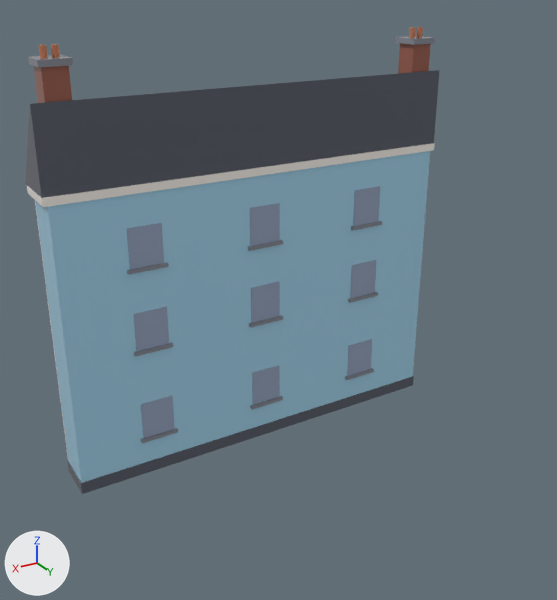
One commit to the glTF model assets/cat-cafe/exports/CatCafe_Alley_Building_Townhouses.glb: the scene before it, then after it.
Before and after are seen from a 50 mm lens placed at (26.2, 45.3, 34.1), pointed at (0.6, 2.6, 12.7). The lights are fixed; the arrows at lower left show +X, +Y and +Z. The picture after the commit comes second. Vertices at exactly the same position are counted once.

The older version as bpy lines, for what is in view:
```python
me_catcafe_alley_building_townhouses = bpy.data.meshes.new('CatCafe_Alley_Building_Townhouses')
me_catcafe_alley_building_townhouses.from_pydata(...)  # 1813 vertices, 2846 faces; spans x -15.3..15.3, y -5.4..0.0, z 0.0..30.1
me_catcafe_alley_building_townhouses.materials.append(mat_catcafe_palette)
me_catcafe_alley_building_townhouses_pane = bpy.data.meshes.new('CatCafe_Alley_Building_Townhouses_Pane')
me_catcafe_alley_building_townhouses_pane.from_pydata(...)  # 32 vertices, 48 faces; spans x -12.2..6.8, y -3.3..-2.7, z 2.4..25.4
me_catcafe_alley_building_townhouses_pane.materials.append(mat_catcafe_palette)
ob_catcafe_alley_building_townhouses = bpy.data.objects.new('CatCafe_Alley_Building_Townhouses', me_catcafe_alley_building_townhouses)
ob_catcafe_alley_building_townhouses.location = (0.0, 0.0, 0.0)
ob_catcafe_alley_building_townhouses_pane = bpy.data.objects.new('CatCafe_Alley_Building_Townhouses_Pane', me_catcafe_alley_building_townhouses_pane)
ob_catcafe_alley_building_townhouses_pane.location = (0.0, 0.0, 0.0)
```
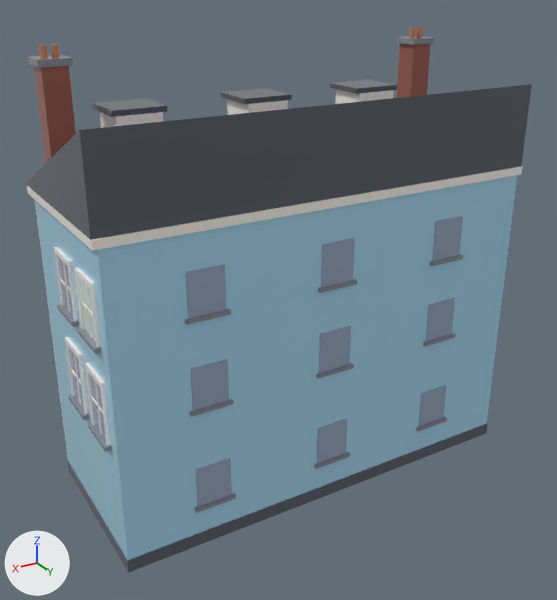
Edits to the bpy script that builds the scene:
```text
Change me_catcafe_alley_building_townhouses:
    used by ob_catcafe_alley_building_townhouses; location = (0.0, 0.0, 0.0)
    remove me_catcafe_alley_building_townhouses.from_pydata(...)  # 1813 vertices, 2846 faces; spans x -15.3..15.3, y -5.4..0.0, z 0.0..30.1
    add me_catcafe_alley_building_townhouses.from_pydata(...)  # 2221 vertices, 3506 faces; spans x -15.4..15.4, y -5.4..9.0, z 0.0..30.1
    me_catcafe_alley_building_townhouses part 1: a new loose piece, a box spanning x 15.02..15.06, y 1.05..3.45, z 8.6..12.4, in mat_catcafe_palette
    me_catcafe_alley_building_townhouses part 2: a new loose piece, a box spanning x 15.06..15.12, y 2.18..2.32, z 8.6..12.4, in mat_catcafe_palette
    me_catcafe_alley_building_townhouses part 3: a new loose piece, a box spanning x 15.0..15.4, y 4.75..7.75, z 8.3..8.6, in mat_catcafe_palette
    me_catcafe_alley_building_townhouses part 4: a new loose piece, a box spanning x 15.02..15.06, y 5.05..7.45, z 8.6..12.4, in mat_catcafe_palette
    me_catcafe_alley_building_townhouses part 5: a new loose piece, a box spanning x 15.02..15.06, y 1.05..3.45, z 15.0..18.4, in mat_catcafe_palette
    me_catcafe_alley_building_townhouses part 6: a new loose piece, a box spanning x 15.06..15.12, y 2.18..2.32, z 15.0..18.4, in mat_catcafe_palette
    me_catcafe_alley_building_townhouses part 7: a new loose piece, a box spanning x 15.0..15.4, y 4.75..7.75, z 14.7..15.0, in mat_catcafe_palette
    me_catcafe_alley_building_townhouses part 8: a new loose piece, a box spanning x 15.06..15.12, y 6.18..6.32, z 15.0..18.4, in mat_catcafe_palette
    me_catcafe_alley_building_townhouses part 9: the loose piece of 8 vertices spanning x 7.6..10.4, y -0.2..0.0, z 9.8..10.0 is moved by (0.0, 9.0, -7.0)
    me_catcafe_alley_building_townhouses part 10: the loose piece of 8 vertices spanning x 7.8..10.2, y -0.2, z 10.0..12.8 is moved by (0.0, 9.0, -7.0)
    me_catcafe_alley_building_townhouses part 11: 12 loose pieces with 96 vertices, spanning x -10.4..1.4, y -0.2..0.0, z 2.8..18.8, are deleted
    me_catcafe_alley_building_townhouses part 12: 128 vertices moved from x -15.3..15.3, y -3.2..0.0, z 2.8..26.3 to x -15.3..15.4, y -2.7..6.3, z 8.3..26.3; 18 vertices removed from x -15.3..15.3, y -0.2, z 0.0..27.0; 298 vertices added at x -15.3..15.3, y 0.8..9.0, z 0.0..27.0
    me_catcafe_alley_building_townhouses part 13: 29 kept faces spanning x 15.0..15.4, y 0.8..6.3, z 8.6..15.0 get new texture (UV) coordinates
    other edits to the shape of me_catcafe_alley_building_townhouses do not show in these pictures
Change me_catcafe_alley_building_townhouses_pane:
    used by ob_catcafe_alley_building_townhouses_pane; location = (0.0, 0.0, 0.0)
    remove me_catcafe_alley_building_townhouses_pane.from_pydata(...)  # 32 vertices, 48 faces; spans x -12.2..6.8, y -3.3..-2.7, z 2.4..25.4
    add me_catcafe_alley_building_townhouses_pane.from_pydata(...)  # 40 vertices, 60 faces; spans x -12.2..15.1, y -3.3..7.4, z 2.4..25.4
    me_catcafe_alley_building_townhouses_pane part 14: a new loose piece, a box spanning x 15.02..15.06, y 5.05..7.45, z 15.0..18.4, in mat_catcafe_palette
    other edits to the shape of me_catcafe_alley_building_townhouses_pane do not show in these pictures
```

Changed parts and their boxes (x1, y1, x2, y2) in the pictures (557 x 600 px; the box of a moved part takes in the faces that stretch with it):
'CatCafe_Alley_Building_Townhouses', reshaped (22% wider, 17% taller)
    before: (25, 27, 440, 494)
    after: (26, 27, 532, 573)
part 1 of me_catcafe_alley_building_townhouses, added
    after: (69, 348, 84, 408)
part 2 of me_catcafe_alley_building_townhouses, added
    after: (74, 354, 81, 405)
part 3 of me_catcafe_alley_building_townhouses, added
    after: (88, 423, 112, 452)
part 4 of me_catcafe_alley_building_townhouses, added
    after: (90, 375, 106, 439)
part 5 of me_catcafe_alley_building_townhouses, added
    after: (58, 257, 73, 315)
part 6 of me_catcafe_alley_building_townhouses, added
    after: (63, 262, 70, 313)
part 7 of me_catcafe_alley_building_townhouses, added
    after: (77, 328, 102, 354)
part 8 of me_catcafe_alley_building_townhouses, added
    after: (84, 283, 92, 338)
part 9 of me_catcafe_alley_building_townhouses, moved or reshaped
    before: (134, 343, 173, 357)
    after: (195, 493, 236, 513)
part 10 of me_catcafe_alley_building_townhouses, moved or reshaped
    before: (134, 307, 169, 351)
    after: (196, 458, 232, 507)
part 11 of me_catcafe_alley_building_townhouses, deleted (blue)
    before: (248, 186, 382, 409)
part 12 of me_catcafe_alley_building_townhouses, built on
    before: (25, 70, 440, 494)
    after: (27, 80, 532, 573)
part 13 of me_catcafe_alley_building_townhouses, surface changed
    before: (127, 223, 170, 405)
    after: (57, 304, 102, 435)
part 14 of me_catcafe_alley_building_townhouses_pane, added
    after: (79, 278, 96, 342)
